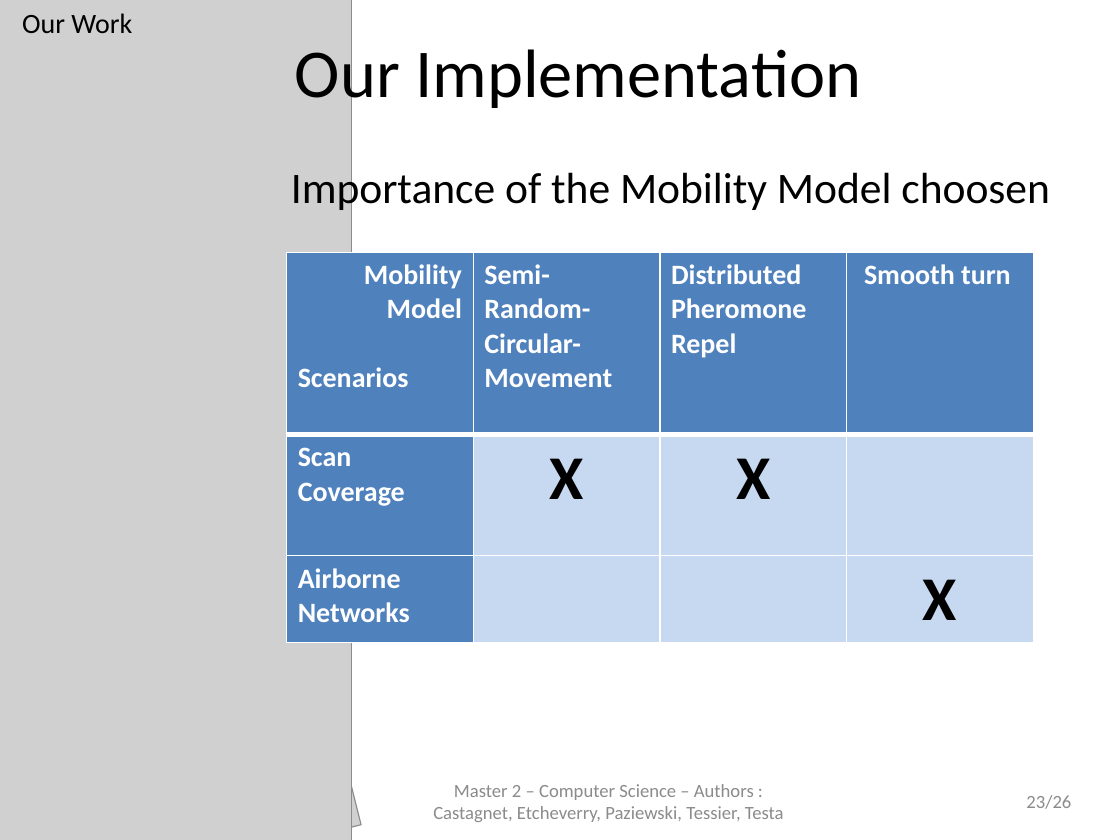
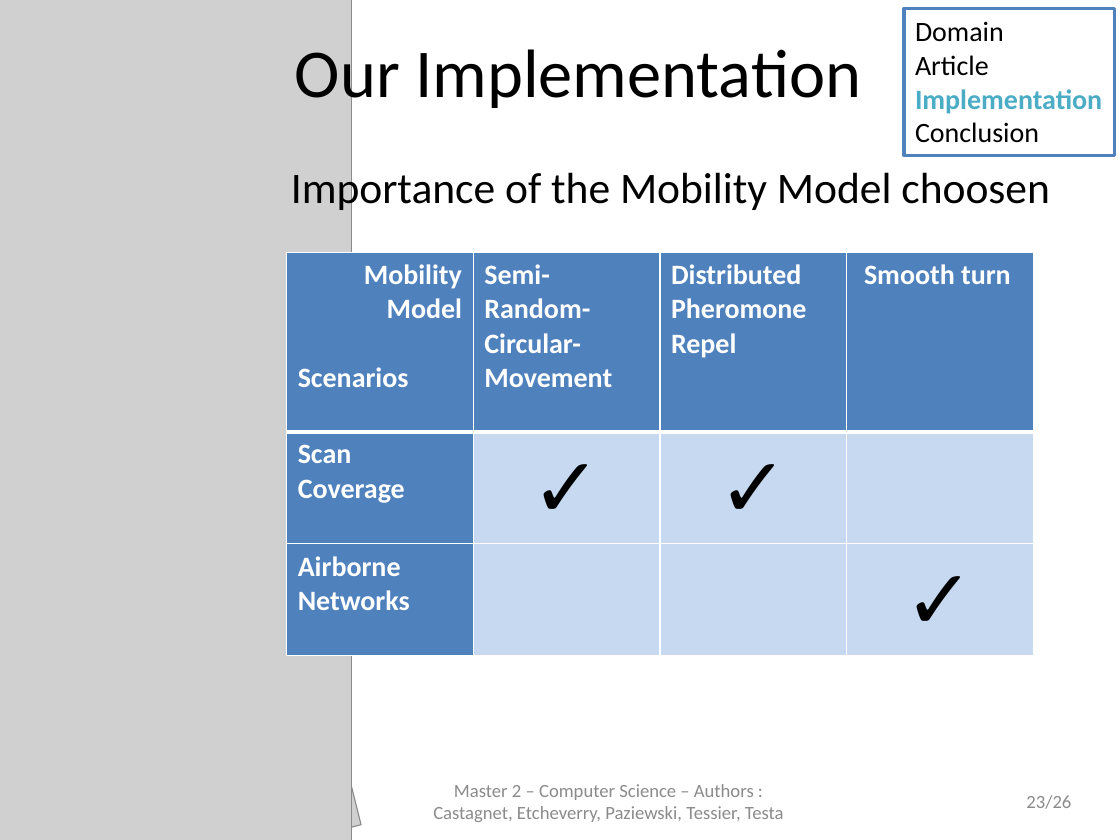
Before and after one commit to jetcheve/M2_PER_MMUAVGRA, a slide deck: slide 23 of ressources/presentation/PresentationPER_Desbarats_V3.pptx. Drawn at 1120x840 pixels with LibreOffice and Linux fonts; fonts in the diff are those of the drawing; grey boxes stand for pictures; background and template pictures are left out. Boxes give left, top, right and bottom in pixels: in the first picture for what was removed or moved away, otherwise in the second. Text is boxed around its words. In the diff, an @@ line names an element or a change of style, - is before the commit and + after.

```diff
--- a/ressources/presentation/PresentationPER_Desbarats_V3.pptx
+++ b/ressources/presentation/PresentationPER_Desbarats_V3.pptx
@@ text removed at [22,13,132,33] @@
-Our Work
@@ rectangle added at [904,8,1114,155], outline #4F81BD 2 pt, 18 pt, text #000000 @@
+Domain
+Article
+Implementation
+Conclusion
@@ table at [287,252,1035,655] @@
-row 2, column 2: X
+row 2, column 2: ✓
-row 2, column 3: X
+row 2, column 3: ✓
-row 3, column 4: X
+row 3, column 4: ✓
```
Also in this commit, not shown: 24 other slides changed, 1 other file.
